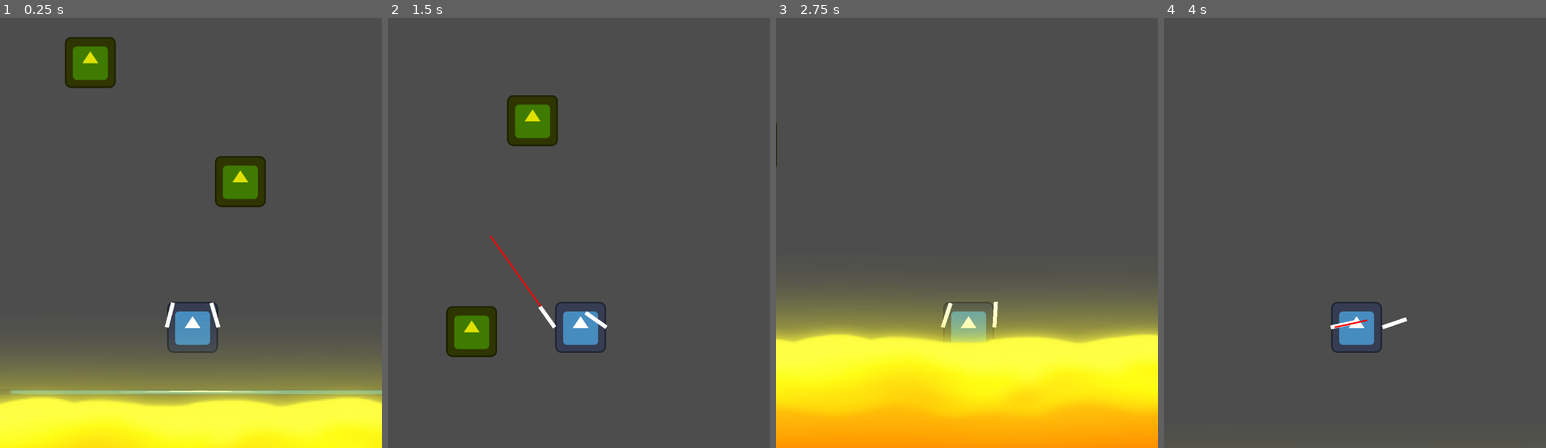
Above: before the commit, frames 1-4 (left to right).
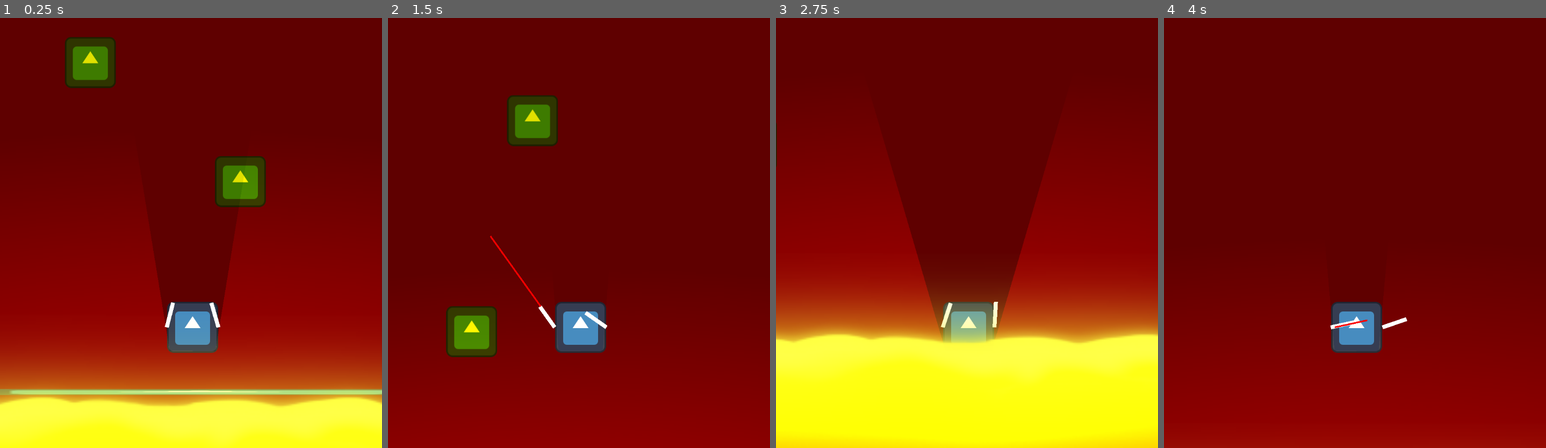
Above: after the commit, the same moments.

Repository: Z3BINI/mini_jam_june
Game: Godot game, scene res://scenes/world/testing_grounds.tscn
Same seed, same stepped clock (60 frames per second), same inputs: the game is played once before the commit and once after it. The project has no main scene, so this scene is started directly. The engine's default icon, where the game draws it, is replaced by a stand-in: a white triangle on a blue panel in a dark square.
Inputs (mouse positions are in pixels of both pictures, inside the frame that each line leads up to):
- Up to frame 1 (0.25 s): no input
- Up to frame 2 (1.5 s): move the mouse to (663, 211) at 0.52 s; hold D (move_right) 0.53-1.28 s; hold Space (boost) 0.53-1.28 s; move the mouse to (502, 254) at 1.27 s; hold A (move_left) from 1.28 s (still down); click (502, 254) at 1.35 s
- Up to frame 3 (2.75 s): move the mouse to (1005, 138) at 2.02 s; release A (move_left) at 2.03 s; hold D (move_right) from 2.03 s (still down); hold Right mouse button (shoot_grapple_right) from 2.03 s (still down)
- Up to frame 4 (4 s): move the mouse to (1335, 319) at 2.77 s; release Right mouse button (shoot_grapple_right) at 2.78 s; tap Space (boost) at 2.85 s; move the mouse to (1469, 297) at 3.52 s; release D (move_right) at 3.53 s; press the mouse at (1469, 297) at 3.53 s; hold A (move_left) from 3.53 s (still down)

The runs differ from the first frame. In frame 1, 84% of the frame differs, in the area x 0-100%, y 0-100%; in frame 2, 95%; in frame 3, 86%; in frame 4, 98%.

Commit message:
Lava big light source and player shadow casting

Diff:
--- a/scenes/entities/player.tscn
+++ b/scenes/entities/player.tscn
@@ -17,6 +17,9 @@
 [sub_resource type="GradientTexture1D" id="GradientTexture1D_wsuw4"]
 gradient = SubResource("Gradient_p0yrq")
 width = 64
+
+[sub_resource type="OccluderPolygon2D" id="OccluderPolygon2D_c57qy"]
+polygon = PackedVector2Array(-59, -58, -59, 59, 58, 60, 60, -59)
 
 [node name="Player" type="RigidBody2D" groups=["player"]]
 collision_mask = 2
@@ -66,4 +69,7 @@
 rotation = -1.5708
 node_a = NodePath("../..")
 
+[node name="LightOccluder2D" type="LightOccluder2D" parent="."]
+occluder = SubResource("OccluderPolygon2D_c57qy")
+
 [connection signal="attach" from="." to="." method="_on_attach"]
--- a/scenes/objects/lava.tscn
+++ b/scenes/objects/lava.tscn
@@ -1,8 +1,9 @@
-[gd_scene load_steps=8 format=3 uid="uid://chpbx5nn0gyqx"]
+[gd_scene load_steps=9 format=3 uid="uid://chpbx5nn0gyqx"]
 
 [ext_resource type="Script" path="res://scripts/objects/lava.gd" id="1_1sl2j"]
 [ext_resource type="Texture2D" uid="uid://bdwl10ducacde" path="res://assets/lava/bottom.png" id="2_875yk"]
 [ext_resource type="Texture2D" uid="uid://caj5gga128p2k" path="res://assets/lava/top.png" id="3_s4hfv"]
+[ext_resource type="Texture2D" uid="uid://dqa31nwsymshv" path="res://assets/ight_texture.webp" id="4_4xd6j"]
 
 [sub_resource type="RectangleShape2D" id="RectangleShape2D_a8do4"]
 size = Vector2(1.02344, 1.11719)
@@ -69,4 +70,12 @@
 }
 autoplay = "default"
 
+[node name="PointLight2D" type="PointLight2D" parent="."]
+position = Vector2(0, -0.0507813)
+scale = Vector2(0.017848, 0.00665034)
+color = Color(1, 0.623529, 0.00392157, 1)
+range_z_max = 4096
+shadow_enabled = true
+texture = ExtResource("4_4xd6j")
+
 [connection signal="body_entered" from="." to="." method="_on_body_entered"]
--- a/scenes/world/testing_grounds.tscn
+++ b/scenes/world/testing_grounds.tscn
@@ -14,6 +14,14 @@
 radius = 63.5059
 
 [node name="TestingGrounds" type="Node2D"]
+
+[node name="ColorRect" type="ColorRect" parent="."]
+offset_left = -3727.0
+offset_top = -3373.0
+offset_right = -1807.0
+offset_bottom = -2293.0
+scale = Vector2(3.6, 7.8)
+color = Color(0.371817, 5.62528e-07, 9.62615e-08, 1)
 
 [node name="TestGround" type="StaticBody2D" parent="."]
 collision_layer = 2
Binary file added: assets/ight_texture.webp
Not shown, added: assets/ight_texture.webp.import
Not shown: 1 places in scenes/entities/player.tscn that only renumber resources
